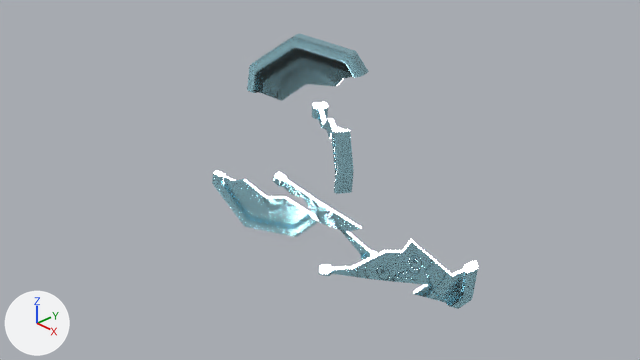
An edit to the Blender file referencias/ApabankCoin.blend, drawn before and after from the same camera.
Both versions are drawn from the file's camera 'Camera'. The lights are fixed; the arrows at lower left show +X, +Y and +Z.

Names of what the first picture shows: 'coin_octagono.broken'.
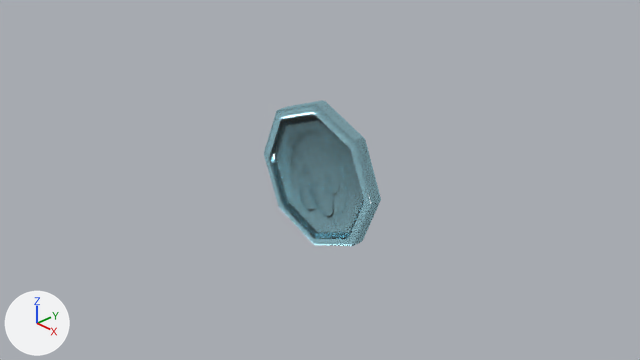
Changed parts and their boxes (x1, y1, x2, y2) in the pictures (640 x 360 px; the box of a moved part takes in the faces that stretch with it):
'coin_octagono.broken', reshaped (56% narrower, 47% shorter)
    before: (212, 34, 478, 309)
    after: (264, 100, 381, 246)
part 1 of me_cylinder_002, moved or reshaped
    before: (312, 102, 354, 194)
    after: (268, 131, 381, 222)
part 2 of me_cylinder_002, moved or reshaped
    before: (273, 172, 378, 260)
    after: (266, 142, 342, 246)
part 3 of me_cylinder_002, moved or reshaped
    before: (247, 34, 369, 101)
    after: (271, 100, 371, 166)
part 4 of me_cylinder_002, moved or reshaped
    before: (319, 239, 478, 309)
    after: (267, 141, 373, 246)
part 5 of me_cylinder_002, moved or reshaped
    before: (212, 170, 319, 237)
    after: (264, 147, 334, 246)

The change in detail:
me_cylinder_002 has 794 vertices, 536 faces and spans x -1.9..2.2, y -1.3..1.76, z -0.73..0.88.
me_cylinder_002 is used by ob_coin_octagono_broken; location (0.0, 0.0, 0.0); rotation (1.571, 0.0, 0.0), in degrees (90, 0, 0).
me_cylinder_002 part 1: the loose piece of 158 vertices spanning x -0.75..0.92, y 0.08..0.9, z -0.73..0.48 is multiplied about its middle by the matrix ((0.821, 0.137, 0.554), (-0.113, 0.991, -0.077), (-0.56, 0.0, 0.829)), then moved by (-0.04, -0.36, 0.13).
me_cylinder_002 part 2: the loose piece of 102 vertices spanning x -0.58..0.82, y -1.13..-0.06, z -0.42..0.36 is multiplied about its middle by the matrix ((0.868, -0.005, -0.496), (-0.053, 0.993, -0.102), (0.494, 0.115, 0.862)), then moved by (-0.32, 0.28, 0.03).
me_cylinder_002 part 3: the loose piece of 193 vertices spanning x -1.02..0.52, y 0.89..1.76, z -0.38..0.36 is multiplied about its middle by the matrix ((0.907, 0.238, -0.349), (-0.222, 0.971, 0.085), (0.359, 0.0, 0.933)), then moved by (0.27, -0.78, 0.01).
me_cylinder_002 part 4: the loose piece of 153 vertices spanning x 0.81..2.2, y -1.15..-0.25, z -0.59..0.88 is multiplied about its middle by the matrix ((0.648, 0.312, -0.695), (-0.213, 0.95, 0.228), (0.731, 0.0, 0.682)), then moved by (-1.55, 0.58, -0.14).
me_cylinder_002 part 5: the loose piece of 188 vertices spanning x -1.9..-0.44, y -1.3..-0.5, z -0.55..0.37 is multiplied about its middle by the matrix ((0.765, 0.31, -0.564), (-0.375, 0.927, 0.0), (0.523, 0.212, 0.826)), then moved by (0.85, 0.43, 0.07).
